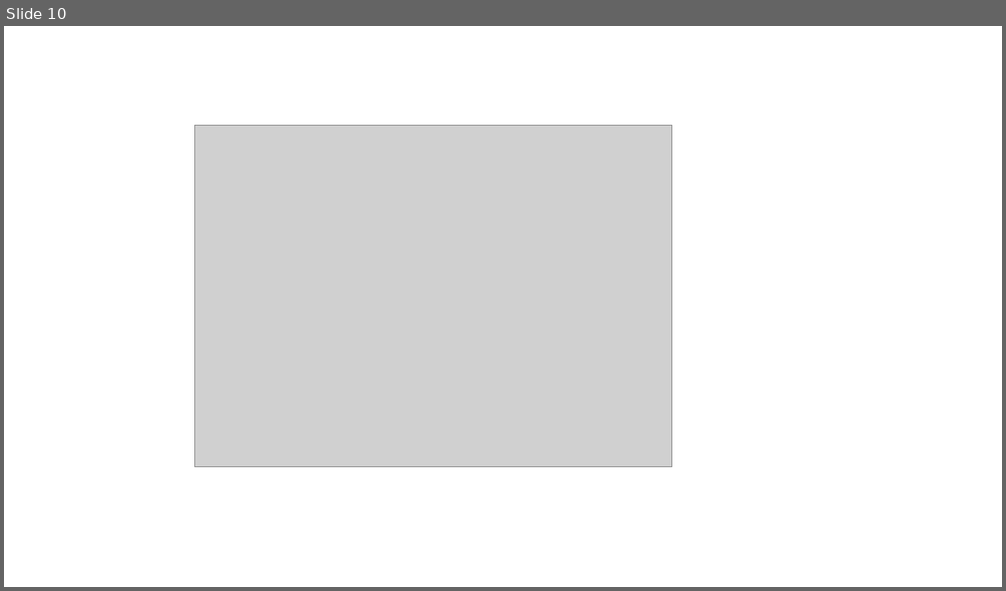
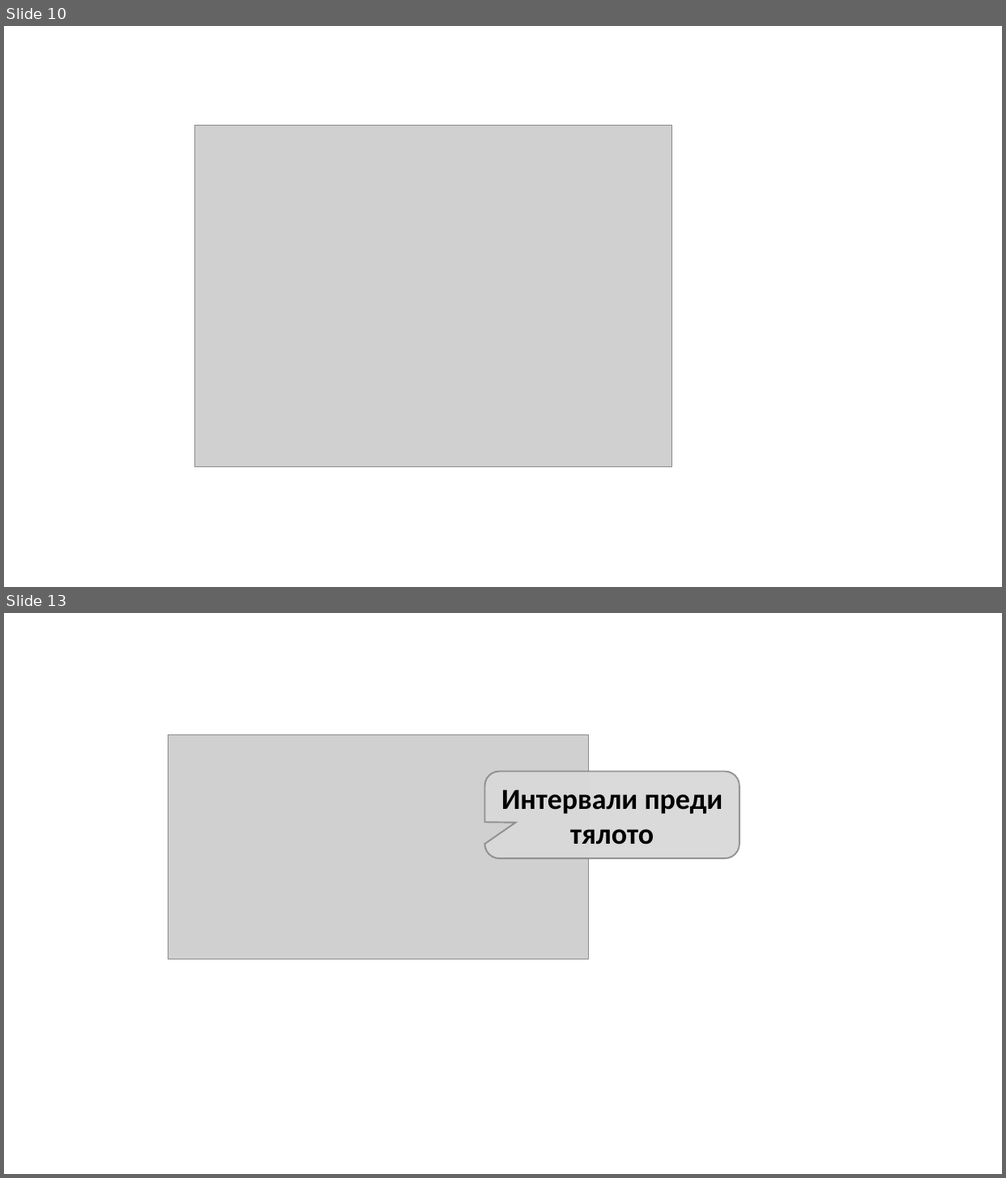
Before and after one commit to SoftUni/Programming-Basics-Book-CSharp-BG, a slide deck: assets/chapter-6-images/chapter-6-images.pptx. Shown one above the other, each under a label of ours: slide 10 before the commit, slides 10 and 13 after it; the slides between them are not shown. The pictures are 1006x591 and 1006x1178 pixels, drawn with LibreOffice and Linux fonts; fonts in the diff are those of the drawing; grey boxes stand for pictures. Boxes give left, top, right and bottom in pixels: in the first picture for what was removed or moved away, otherwise in the second. Text is boxed around its words. In the diff, an @@ line names an element or a change of style, - is before the commit and + after.

```diff
--- a/assets/chapter-6-images/chapter-6-images.pptx
+++ b/assets/chapter-6-images/chapter-6-images.pptx
@@ slide 13 added at (4,613,1002,1174), background #FFFFFF @@
@@ picture added at (168,735,589,960) @@
@@ rounded speech box added at (484,772,739,858), fill #D9D9D9 at 95% opacity, outline #808080 1.5 pt, 28 pt, text #000000, bold @@
+Интервали преди тялото
```
Also in this commit, not shown: 1 slide changed, 2 other slides added, 1 other file.
